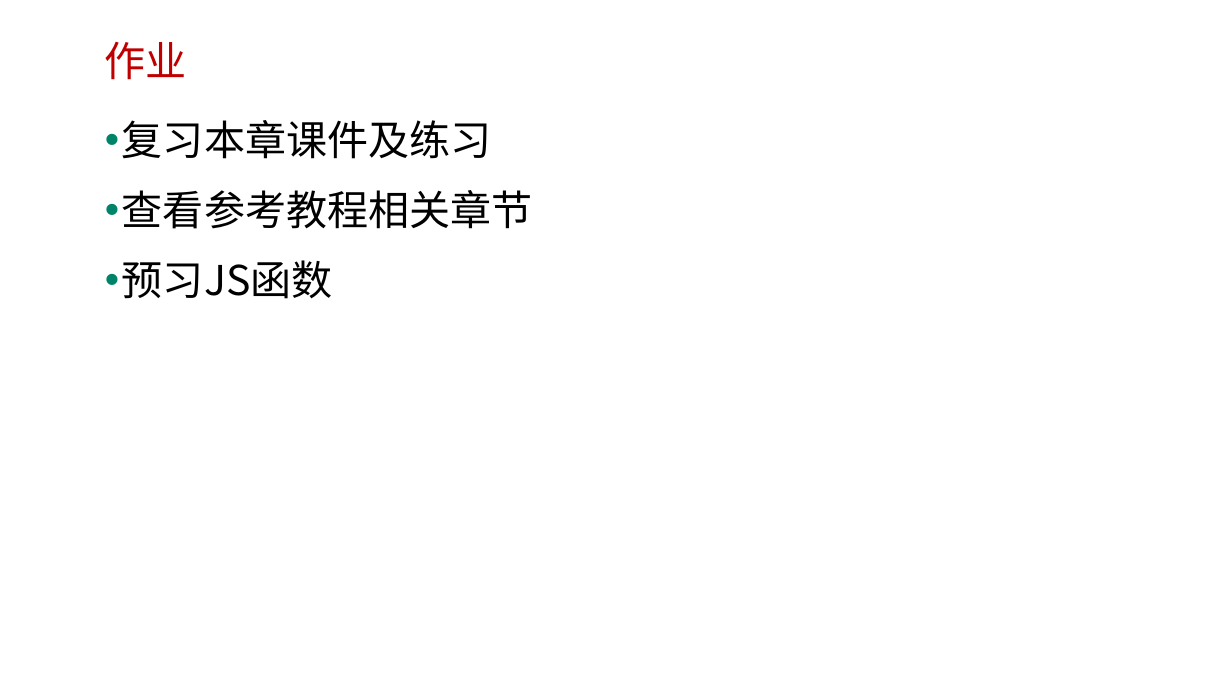
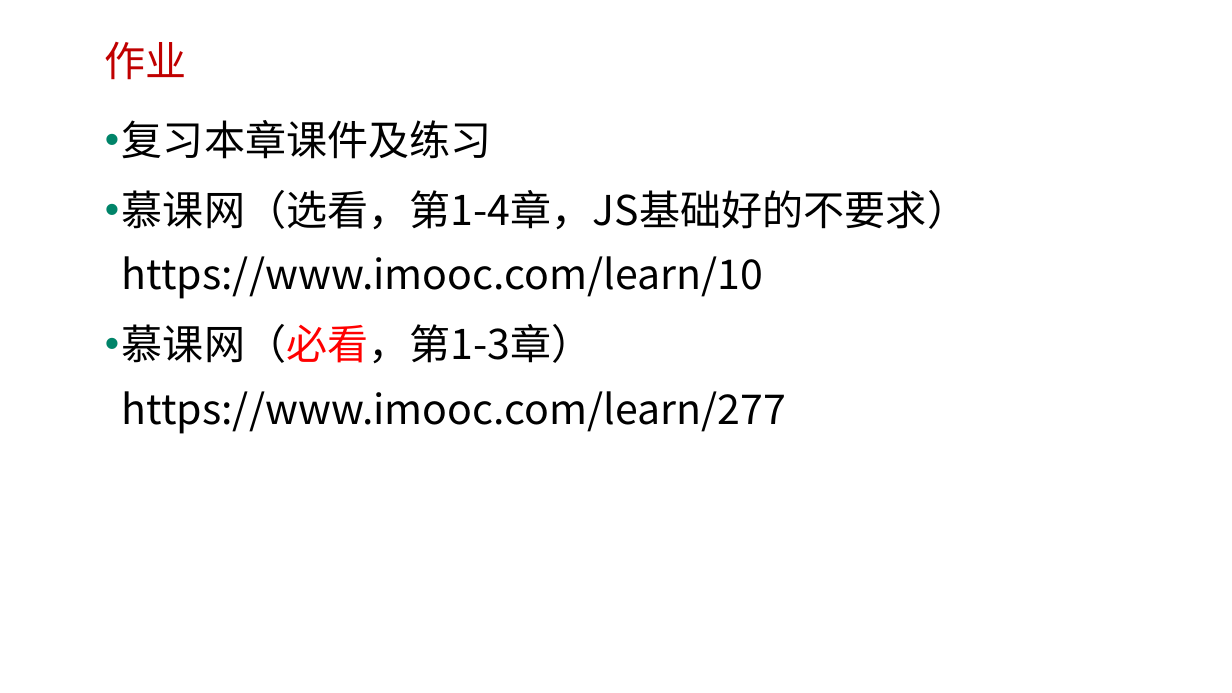
Before and after one commit to edu2act/course-javascript-advanced, a slide deck: slide 14 of 课程PPT/06.JS逻辑运算符进阶.pptx. Drawn at 1232x693 pixels with LibreOffice and Linux fonts; fonts in the diff are those of the drawing; background and template pictures are left out. Boxes give left, top, right and bottom in pixels: in the first picture for what was removed or moved away, otherwise in the second. Text is boxed around its words. In the diff, an @@ line names an element or a change of style, - is before the commit and + after.

```diff
--- a/课程PPT/06.JS逻辑运算符进阶.pptx
+++ b/课程PPT/06.JS逻辑运算符进阶.pptx
@@ text at (122, 190, 968, 434): text changed @@
-• 查看参考教程相关章节
-• 预习JS函数
+• 慕课网（选看，第1-4章，JS基础好的不要求）
+  https://www.imooc.com/learn/10
+• 慕课网（必看，第1-3章）
+  https://www.imooc.com/learn/277
```
Also in this commit, not shown: 1 other slide changed, 1 other file.
